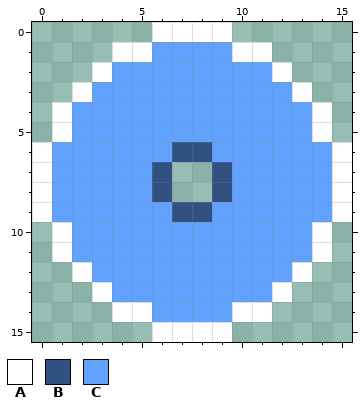
Pixel-art file -- aseprite/cdrom16.aseprite. The picture above was drawn from the file before the commit.
16x16 pixels, 1 frame.
Palette (. is transparent): A #ffffff  B #305182  C #61a2ff
New version:
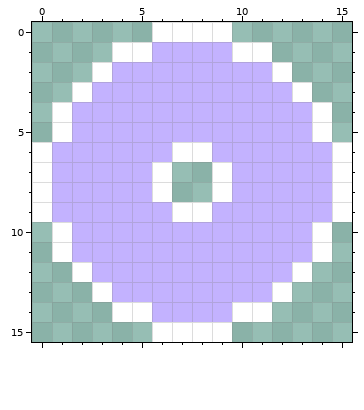
The edit:
colour C: #61a2ff -> #c3b2ff
y 6: x 7..8 BB -> AA
y 7..8: x 6 B -> A; x 9 B -> A
y 9: x 7..8 BB -> AA
